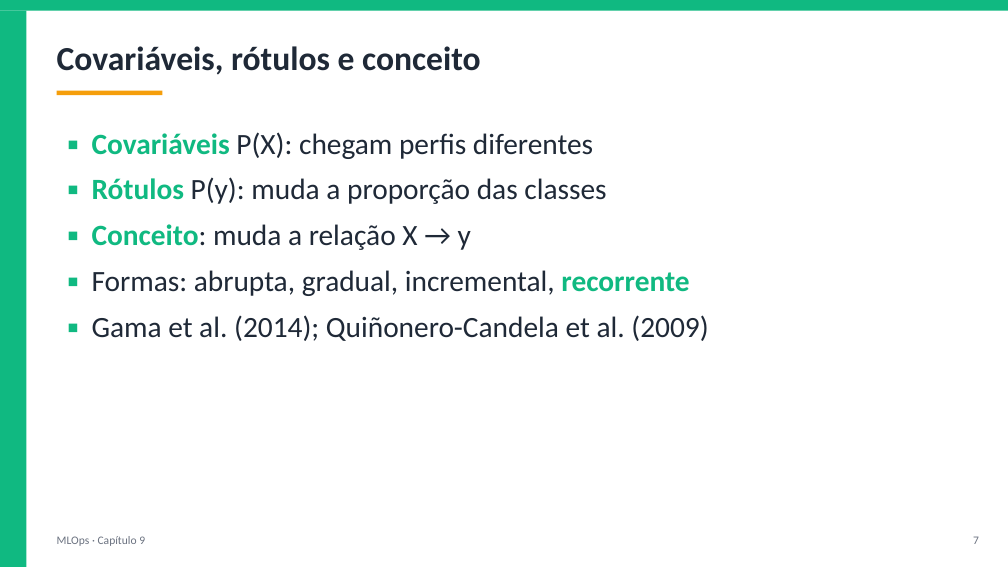
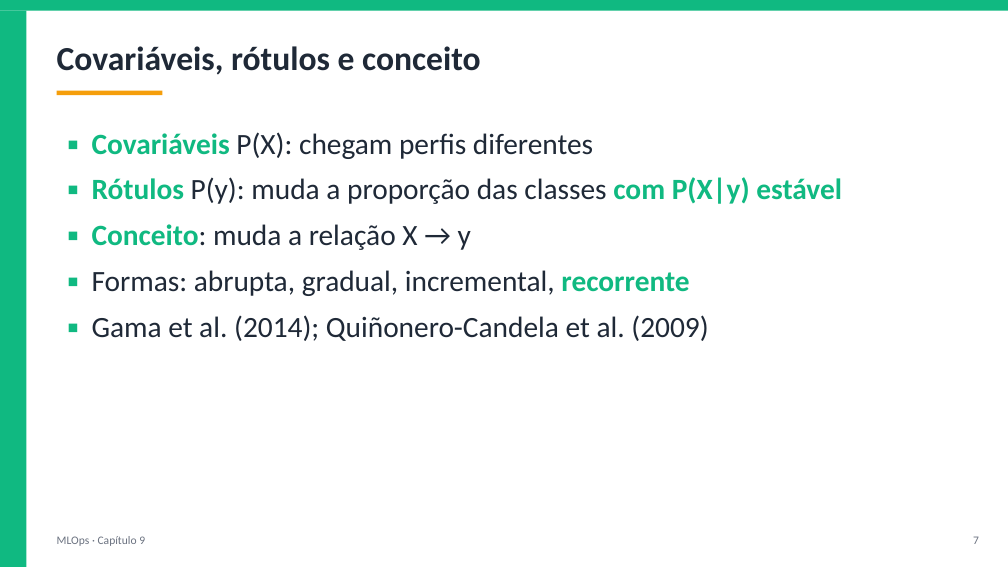
Before and after one commit to arakenmedeiros/claude, a slide deck: slide 7 of mlops/slides/Cap09_Monitoramento_Deriva_de_Dados_e_Retreina.pptx. Drawn at 1008x567 pixels with LibreOffice and Linux fonts; fonts in the diff are those of the drawing. Boxes give left, top, right and bottom in pixels: in the first picture for what was removed or moved away, otherwise in the second. Text is boxed around its words. In the diff, an @@ line names an element or a change of style, - is before the commit and + after.

```diff
--- a/mlops/slides/Cap09_Monitoramento_Deriva_de_Dados_e_Retreina.pptx
+++ b/mlops/slides/Cap09_Monitoramento_Deriva_de_Dados_e_Retreina.pptx
@@ text at (92, 177, 842, 204): text changed @@
-▪ Rótulos P(y): muda a proporção das classes
+▪ Rótulos P(y): muda a proporção das classes com P(X|y) estável
```
Also in this commit, not shown: 3 other slides changed, 19 other files.
